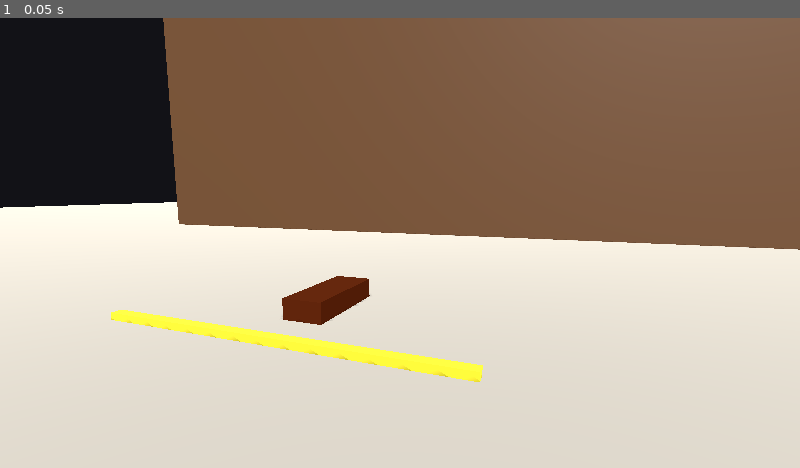
Above: before the commit, frame 1.
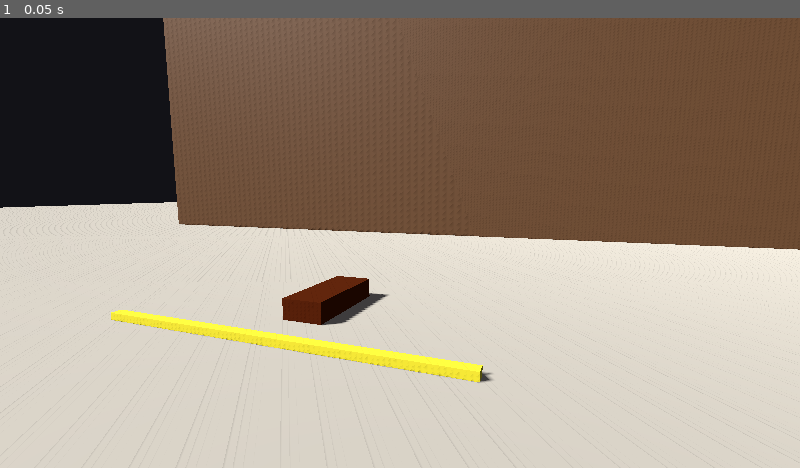
Above: after the commit, the same moment.

Repository: Okidoki9903/COCKROACH
Game: Godot game, scene res://scenes/boot/boot.tscn
Two runs of this game, one before a commit and one after it. Both use one fixed random seed, a clock stepped at 60 frames per second and the inputs below.
Inputs:
- Up to frame 1 (0.05 s): no input

The runs differ from the first frame. In frame 1, 8.5% of the frame differs, in the area x 0-100%, y 0-100%.

Commit message:
Validate foundation with Godot 4.7.2; fix invisible marker shadow
Import and bounded run pass with no errors or warnings (exit 0), and
boot loads scale_test. A Forward+ capture (Xvfb + lavapipe) showed no
shadow under the 6 mm marker: default directional shadow bias was too
large for this scale. Reduced bias/normal bias and shadow distance and
turned the light so the shadow falls on the camera-visible side.

Pins the engine to 4.7.2-stable, commits the generated boot.gd.uid,
adds a reference capture and updates state/checklist/decisions.

Co-Authored-By: Claude Opus 5.5 <noreply@anthropic.com>
Claude-Session: https://claude.ai/code/session_01JZwBNjC4GB5Hx7TurWKX11

Diff:
--- a/project.godot
+++ b/project.godot
@@ -1,7 +1,6 @@
 ; Engine configuration file.
-; Written by hand for Godot 4.x (config_version=5).
-; The exact engine version must be recorded in docs/PROJECT_STATE.md
-; the first time the project is opened.
+; Written by hand, validated with Godot 4.7.2-stable (official).
+; Pinned engine version: 4.7.2-stable. See docs/PROJECT_STATE.md.
 
 config_version=5
 
@@ -10,7 +9,7 @@
 config/name="COCKROACH"
 config/description="Prototype : aventure de survie et d'infiltration 3D à l'échelle d'un cafard."
 run/main_scene="res://scenes/boot/boot.tscn"
-config/features=PackedStringArray("4.4", "Forward Plus")
+config/features=PackedStringArray("4.7", "Forward Plus")
 
 [display]
 
--- a/scenes/tests/scale_test.tscn
+++ b/scenes/tests/scale_test.tscn
@@ -50,9 +50,11 @@
 environment = SubResource("Environment_env")
 
 [node name="KeyLight" type="DirectionalLight3D" parent="."]
-transform = Transform3D(0.866, -0.354, 0.354, 0, 0.707, 0.707, -0.5, -0.612, 0.612, 0, 2, 0)
+transform = Transform3D(0.6, 0.524, -0.605, 0, 0.756, 0.655, 0.8, -0.393, 0.453, 0, 2, 0)
 shadow_enabled = true
-directional_shadow_max_distance = 5.0
+shadow_bias = 0.02
+shadow_normal_bias = 0.5
+directional_shadow_max_distance = 1.5
 
 [node name="Floor" type="StaticBody3D" parent="."]
 transform = Transform3D(1, 0, 0, 0, 1, 0, 0, 0, 1, 0, -0.01, 0)
Binary file added: docs/validation/scale_test_forward_plus_4.7.2.png
Not shown, added: scripts/boot/boot.gd.uid
Not shown, changed: docs/DECISIONS.md
Not shown, changed: docs/PROJECT_STATE.md
Not shown, changed: docs/TEST_CHECKLIST.md
